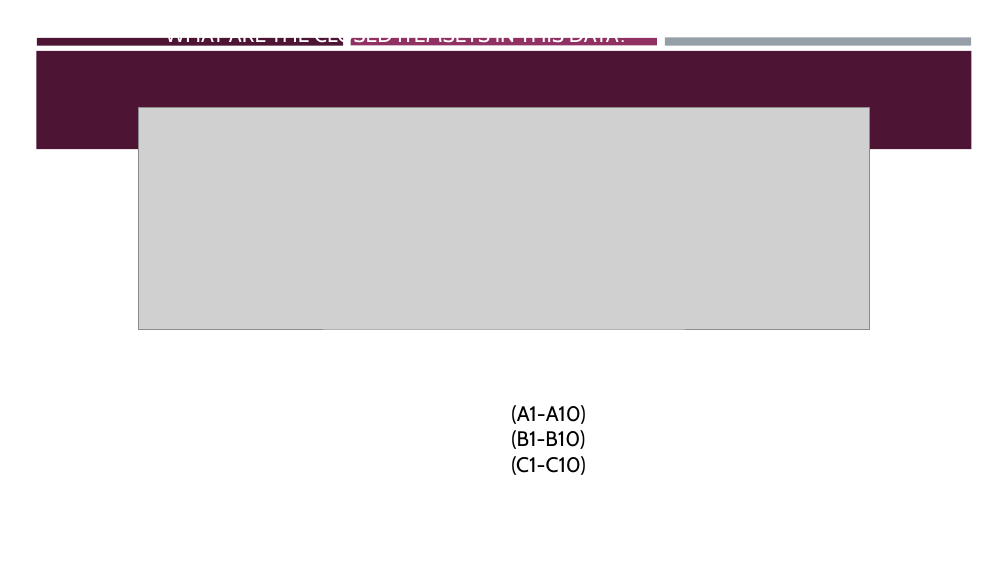
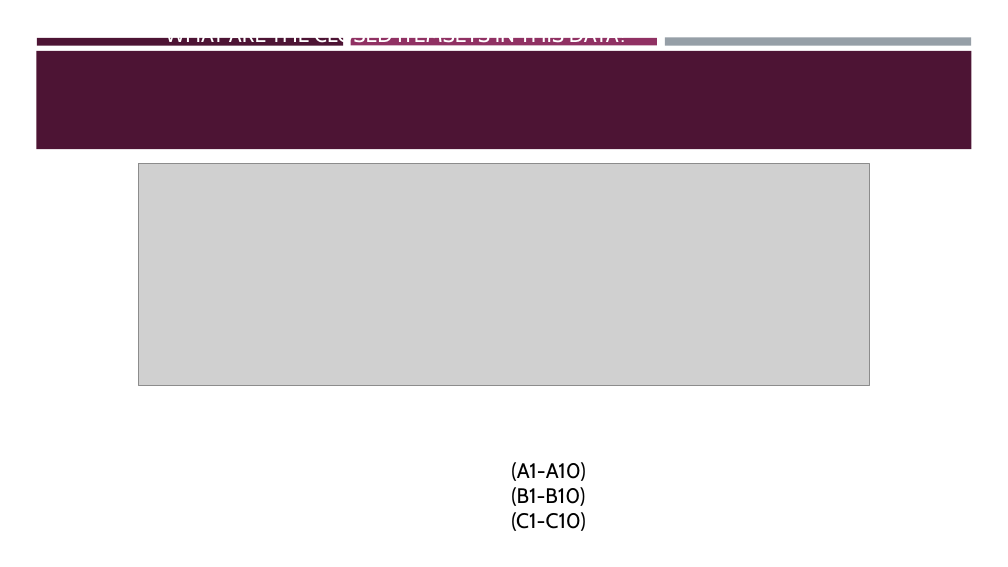
Before and after one commit to BeiyuLinCS/beiyulin.github.io, a slide deck: slide 26 of teach/fall_22/slides/ds_8.pptx. Drawn at 1008x567 pixels with LibreOffice and Linux fonts; fonts in the diff are those of the drawing; grey boxes stand for pictures. Boxes give left, top, right and bottom in pixels: in the first picture for what was removed or moved away, otherwise in the second. Text is boxed around its words. In the diff, an @@ line names an element or a change of style, - is before the commit and + after.

```diff
--- a/teach/fall_22/slides/ds_8.pptx
+++ b/teach/fall_22/slides/ds_8.pptx
@@ picture: place and size @@
-picture at bbox=[138, 107, 870, 330]
+picture at bbox=[138, 164, 870, 386]
@@ text "(A1-A10)": place and size @@
-text "(A1-A10)" at bbox=[511, 405, 586, 475]
+text "(A1-A10)" at bbox=[511, 462, 586, 531]
```
Also in this commit, not shown: 12 other slides changed, 1 slide added, 3 other files.
